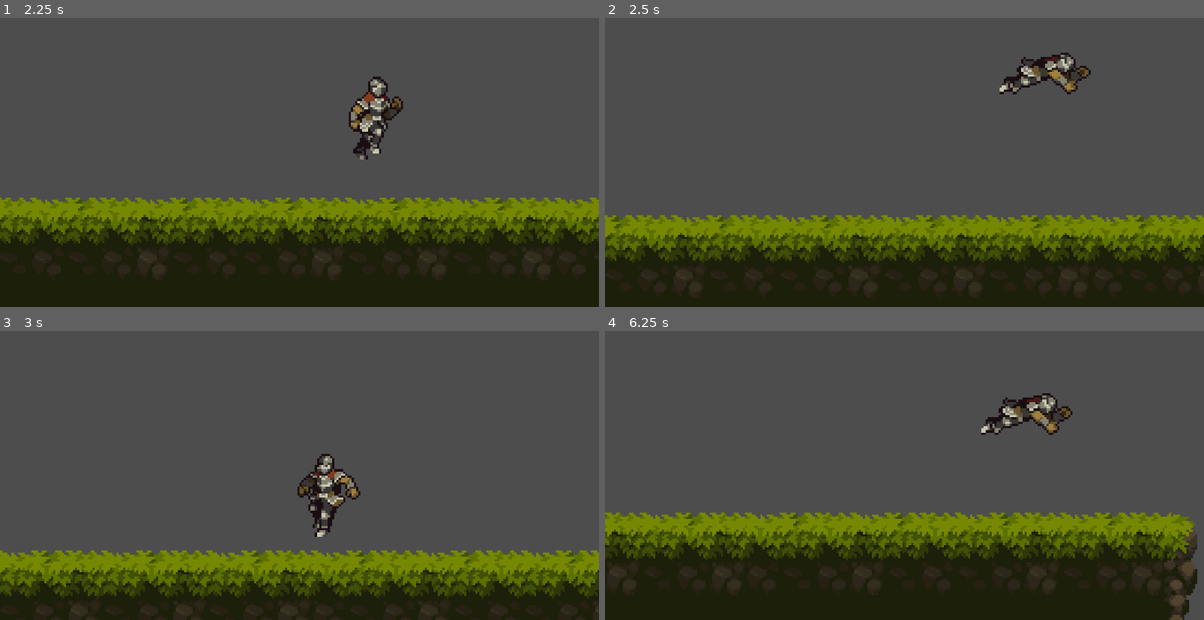
Above: before the commit, frames 1-4 (two rows, left to right).
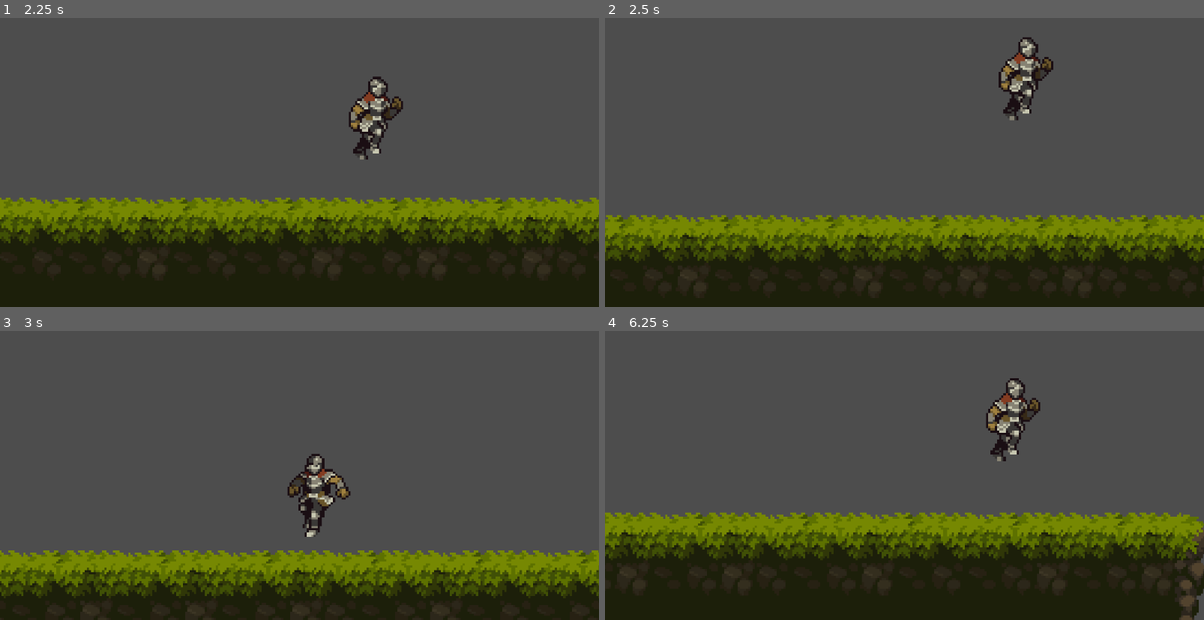
Above: after the commit, the same moments.

Repository: always-hehe-devs/heheGame
Game: Godot game, scene res://main.tscn
Two runs of this game, one before a commit and one after it. Both use one fixed random seed, a clock stepped at 60 frames per second and the inputs below.
Inputs:
- Up to frame 1 (2.25 s): tap Enter at 0.5 s; hold D (move_right) 0.53-1.25 s; tap Shift (roll) at 0.6 s; tap Space (jump) at 0.77, 0.8, 1.07, 2.1 s; click "HOST" at 1.25 s; hold D (move_right) from 2.03 s (still down)
- Up to frame 2 (2.5 s): keep holding D (move_right); tap Space (jump) at 2.27 s; tap Shift (roll) at 2.3 s
- Up to frame 3 (3 s): tap Space (jump) at 2.57 s; release D (move_right) at 2.78 s; hold A (move_left) from 2.78 s (still down); tap F (grab) at 2.85 s
- Up to frame 4 (6.25 s): tap Space (jump) at 3.05, 3.77, 4.07, 4.52, 4.55, 4.82, 5.1, 5.27, 5.57, 6.05 s; release A (move_left) at 3.53 s; hold D (move_right) 3.53-5.03 s; tap Shift (roll) at 3.6, 4.35, 5.3 s; hold A (move_left) 5.03-5.78 s; hold D (move_right) from 5.78 s (still down); tap F (grab) at 5.85 s

Frame 1 is identical in both runs. In frame 2, 8.4% of the frame differs, in the area x 0-100%, y 6-90%; in frame 3, 8.4%; in frame 4, 9.3%, in the area x 0-100%, y 16-100%.

Commit message:
Fixed roll

Diff:
--- a/player.gd
+++ b/player.gd
@@ -30,7 +30,9 @@
 		else:
 			has_double_jumped = false
 
+
 		if Input.is_action_just_pressed("jump"):
+			rolling = false
 			if is_on_floor():
 				jump()
 			elif not has_double_jumped:
@@ -44,7 +46,7 @@
 			velocity.x = move_toward(velocity.x, 0, speed)
 
 		if Input.is_action_just_pressed("roll"):
-			if not rolling:
+			if not rolling and is_on_floor():
 				rolling = true
 
 		overlapping_players = %PlayerBox.get_overlapping_areas()
